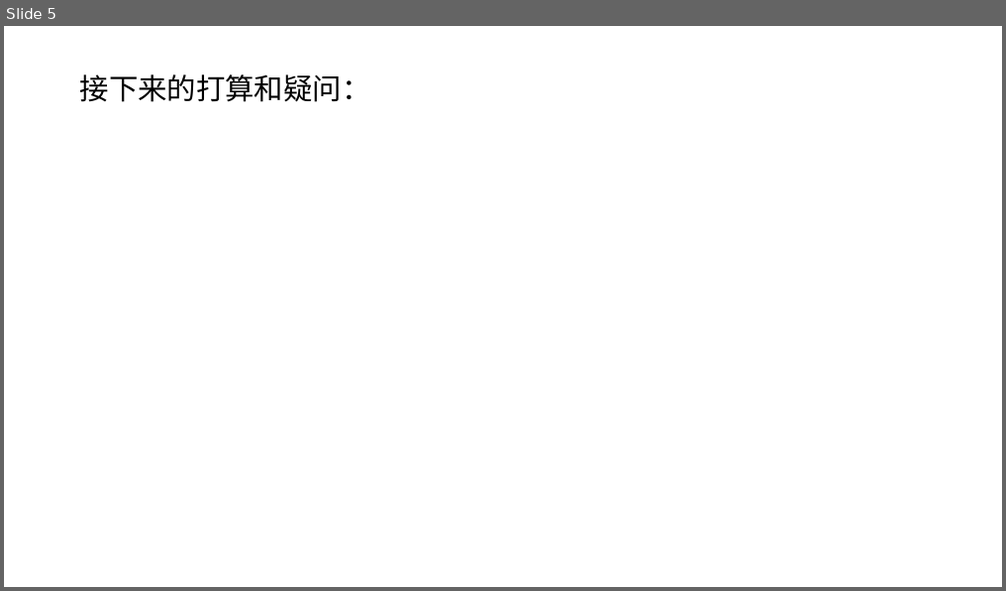
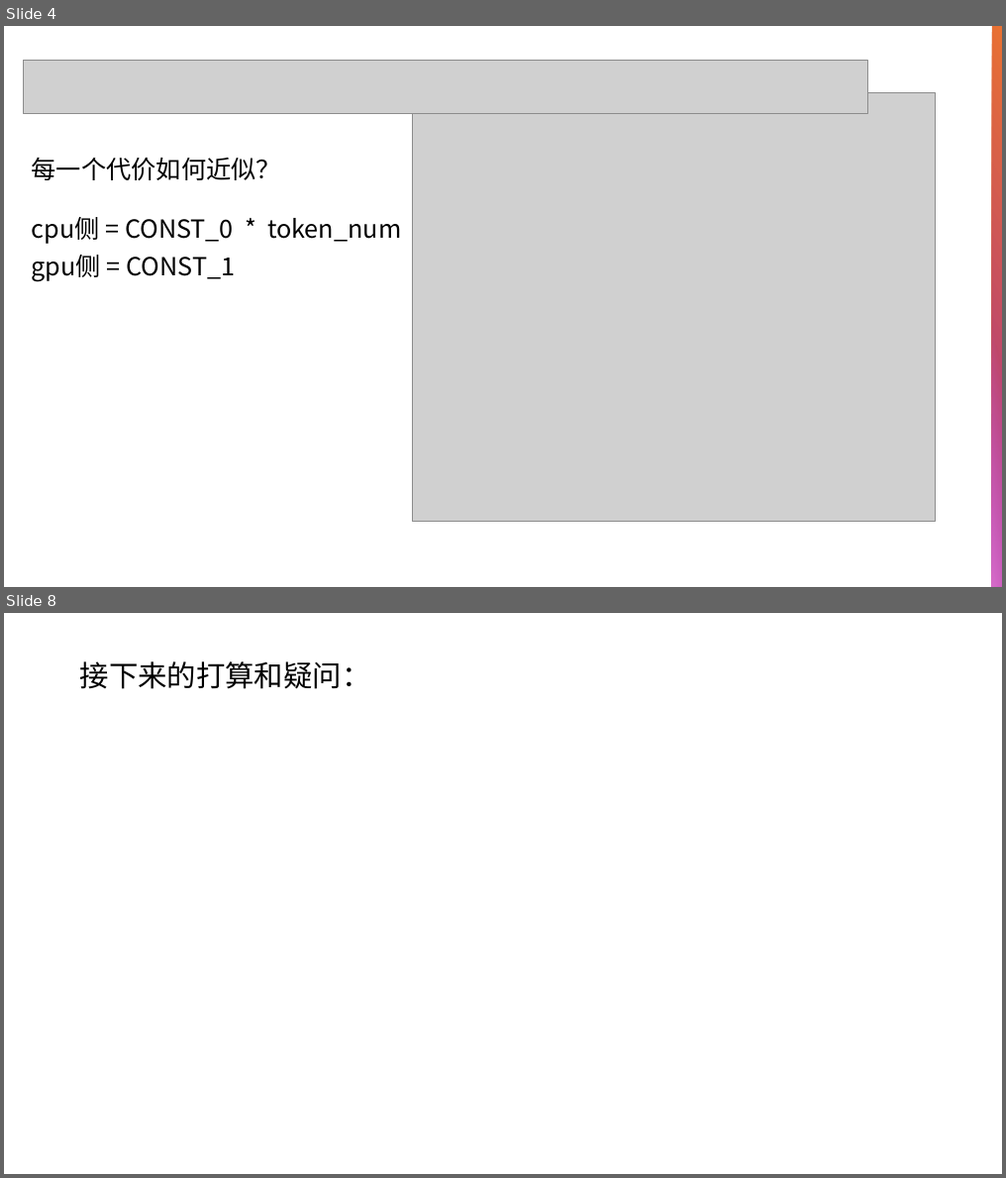
Before and after one commit to yyj6666667/fiddler, a slide deck: CPU.pptx. Shown one above the other, each under a label of ours: slide 5 before the commit, slides 4 and 8 after it; the slides between them are not shown. The pictures are 1006x591 and 1006x1178 pixels, drawn with LibreOffice and Linux fonts; fonts in the diff are those of the drawing; grey boxes stand for pictures. Boxes give left, top, right and bottom in pixels: in the first picture for what was removed or moved away, otherwise in the second. Text is boxed around its words. In the diff, an @@ line names an element or a change of style, - is before the commit and + after.

```diff
--- a/CPU.pptx
+++ b/CPU.pptx
@@ slide 4 added at box(4, 26, 1002, 587), background #FFFFFF @@
@@ rectangle added at box(992, 26, 1002, 587), fill gradient #E97132 to #A02B93 @@
@@ picture added at box(24, 60, 867, 114) @@
@@ picture added at box(412, 92, 936, 522) @@
@@ text added at box(32, 158, 401, 282), 24 pt, text #000000 @@
+每一个代价如何近似？
+cpu侧 = CONST_0 * token_num
+gpu侧 = CONST_1
@@ rectangle added at box(992, 315, 1002, 587), fill gradient #D86ECC @@
@@ what was slide 5 is now slide 8 @@
```
Also in this commit, not shown: 1 slide changed, 5 other slides added, 3 slides removed.
